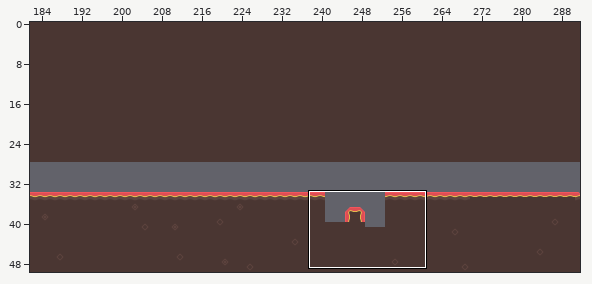
Two states of a Tiled map, android/assets/playArea/tiledMap/area1/Area1Level8.tmx. The first picture is a wide view before the edit; the outline marks the close-up.
Close-up. Earlier state:
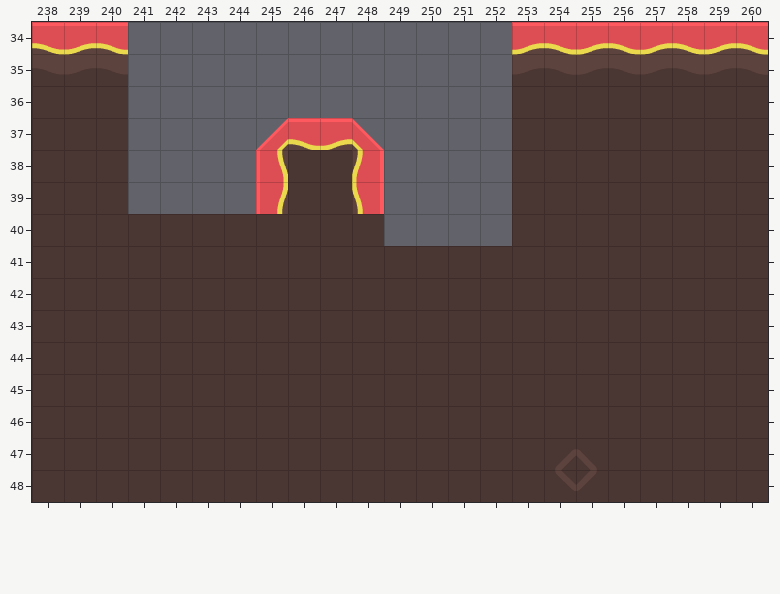
Cells are 32x32 px. Shown: x 238..260, y 34..48.
After the commit:
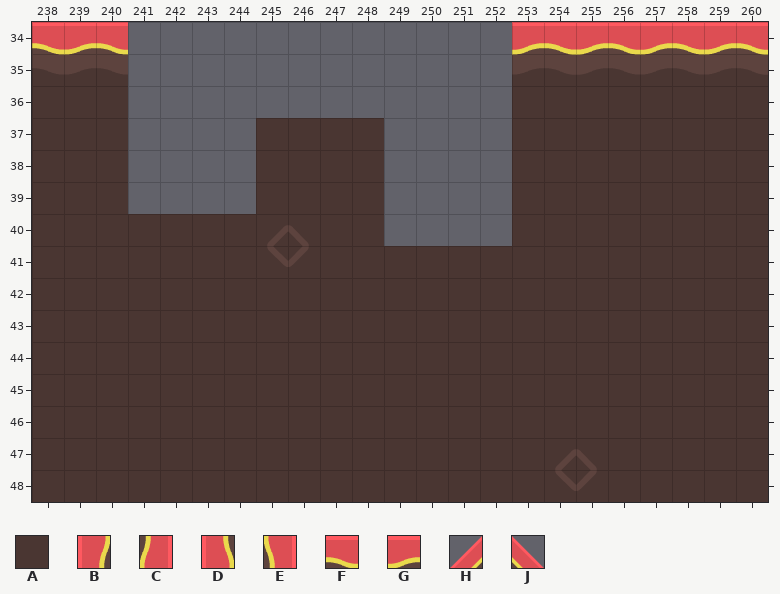
Key: from "tilesheet_complete": A 0, B 3 flipped on the diagonal, C 3 flipped on the other diagonal, D 3 turned 270, E 3 turned 90, F 4, G 5, H 95, J 96.
_ is an empty cell.
Changes in this commit:
Layer "Tile Layer 1":
y 37: x 245..248 HFGJ -> AAAA
y 38: x 245 D -> A; x 248 C -> A
y 39: x 245 B -> A; x 248 E -> A
Where, in picture pixels (left, top, right, bottom), the same in both close-ups:
changed: (256, 118, 384, 214)
